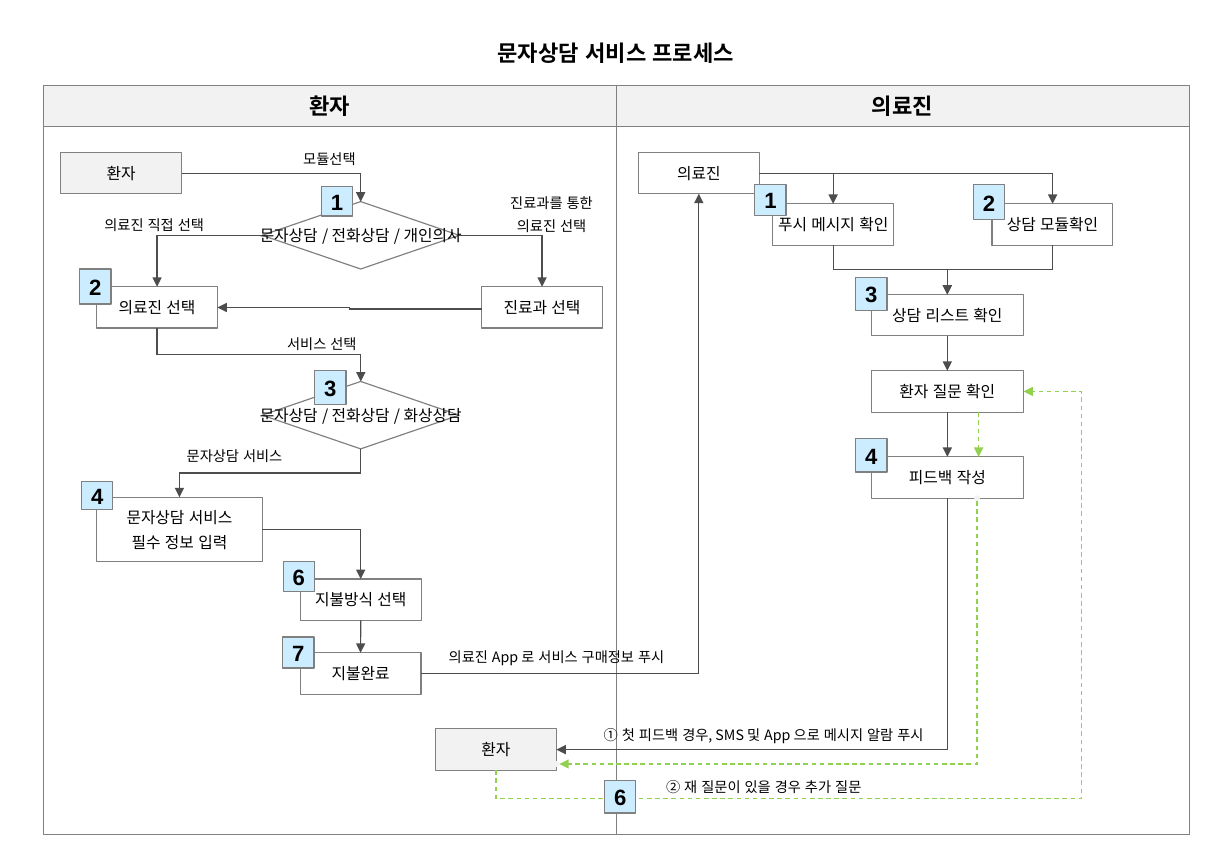
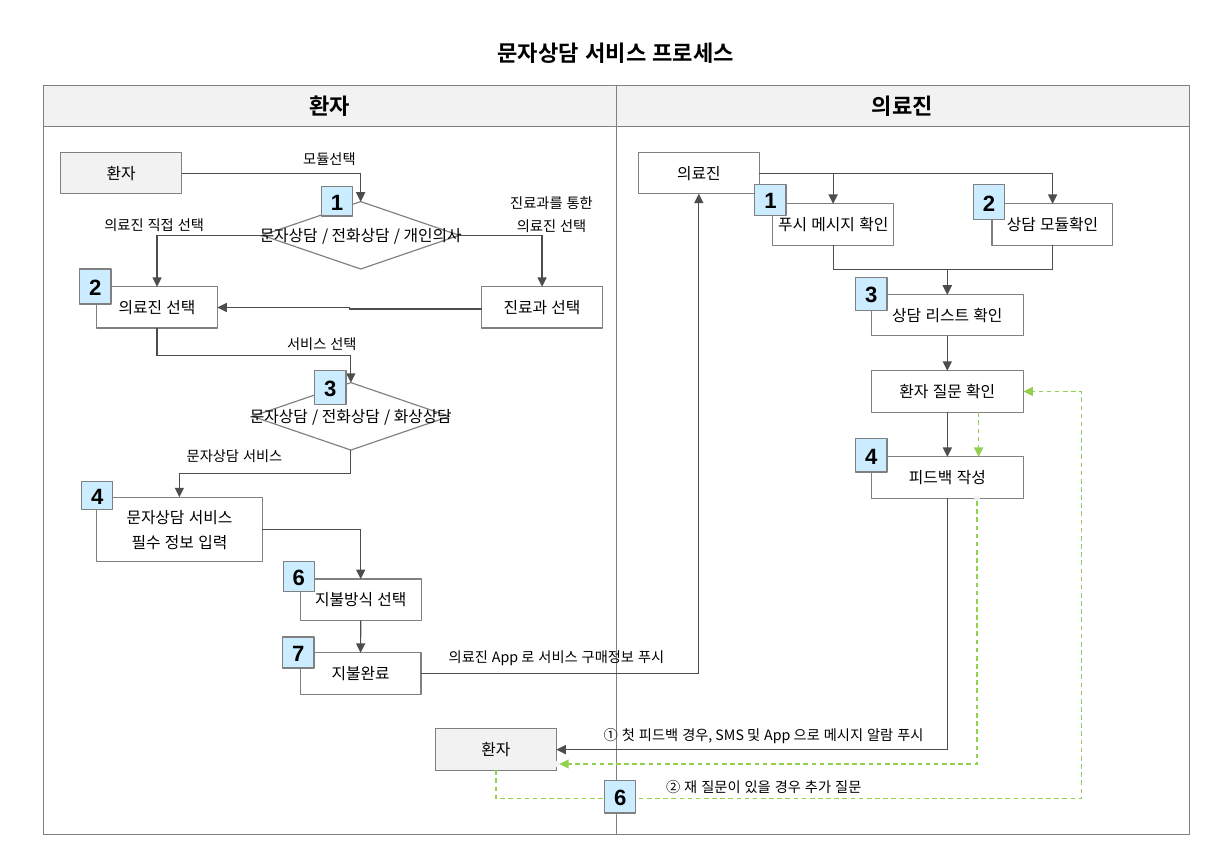
Before and after one commit to windsoccer/H160, a slide deck: slide 2 of 01 기획/03. 상담 서비스 Flow_健康160_상담 서비스 Flow_2019029.pptx. Drawn at 1232x853 pixels with LibreOffice and Linux fonts; fonts in the diff are those of the drawing. Boxes give left, top, right and bottom in pixels: in the first picture for what was removed or moved away, otherwise in the second. Text is boxed around its words. In the diff, an @@ line names an element or a change of style, - is before the commit and + after.

```diff
--- a/01 기획/03. 상담 서비스 Flow_健康160_상담 서비스 Flow_2019029.pptx
+++ b/01 기획/03. 상담 서비스 Flow_健康160_상담 서비스 Flow_2019029.pptx
@@ elbow arrow moved from (157, 329) - (361, 381) to (157, 329) - (352, 382) @@
@@ diamond "문자상담 / 전화상담 / 화상상담": place and size @@
-diamond "문자상담 / 전화상담 / 화상상담" at (263,381,460,448)
+diamond "문자상담 / 전화상담 / 화상상담" at (253,382,449,449)
@@ elbow arrow moved from (361, 449) - (180, 497) to (352, 450) - (180, 497) @@
```
Also in this commit, not shown: 14 other slides changed, 1 slide removed.
